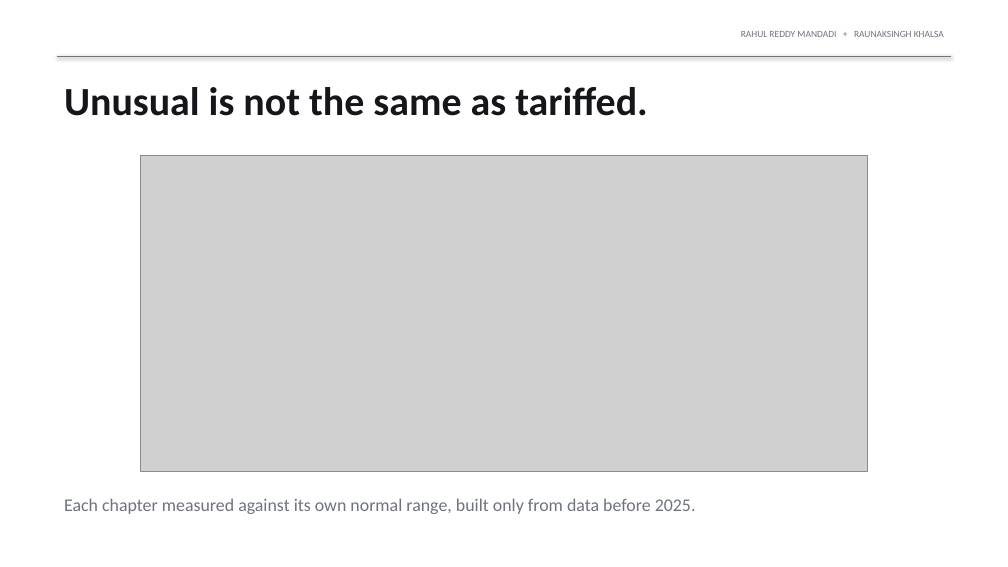
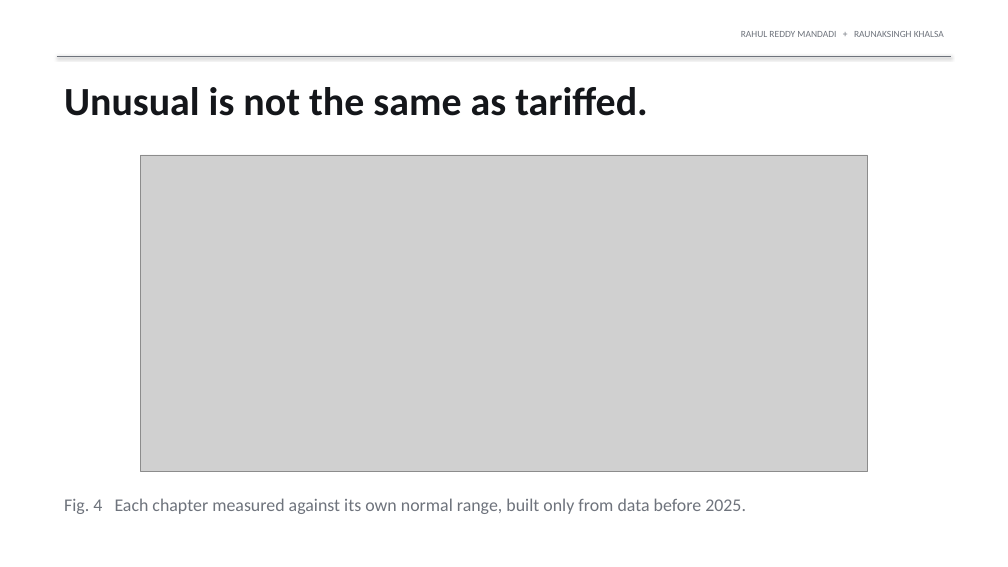
Before and after one commit to rahul-mandadi/tariff-rush, a slide deck: slide 6 of slides/Mandadi_Khalsa_Presentation1.pptx. Drawn at 1008x567 pixels with LibreOffice and Linux fonts; fonts in the diff are those of the drawing; grey boxes stand for pictures. Boxes give left, top, right and bottom in pixels: in the first picture for what was removed or moved away, otherwise in the second. Text is boxed around its words. In the diff, an @@ line names an element or a change of style, - is before the commit and + after.

```diff
--- a/slides/Mandadi_Khalsa_Presentation1.pptx
+++ b/slides/Mandadi_Khalsa_Presentation1.pptx
@@ text at <box>64,498,746,514</box>: text changed @@
-Each chapter measured against its own normal range, built only from data before 2025.
+Fig. 4 Each chapter measured against its own normal range, built only from data before 2025.
```
Also in this commit, not shown: 7 other slides changed, 1 other file.
